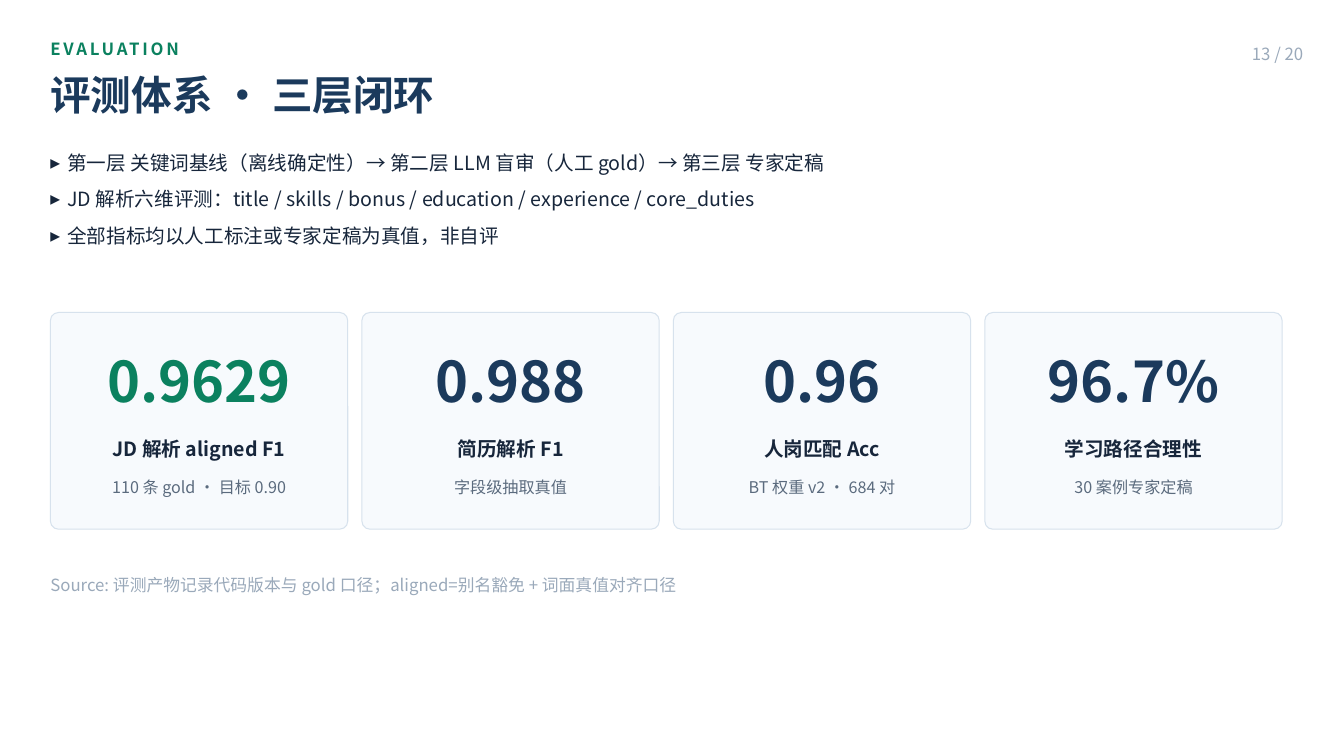
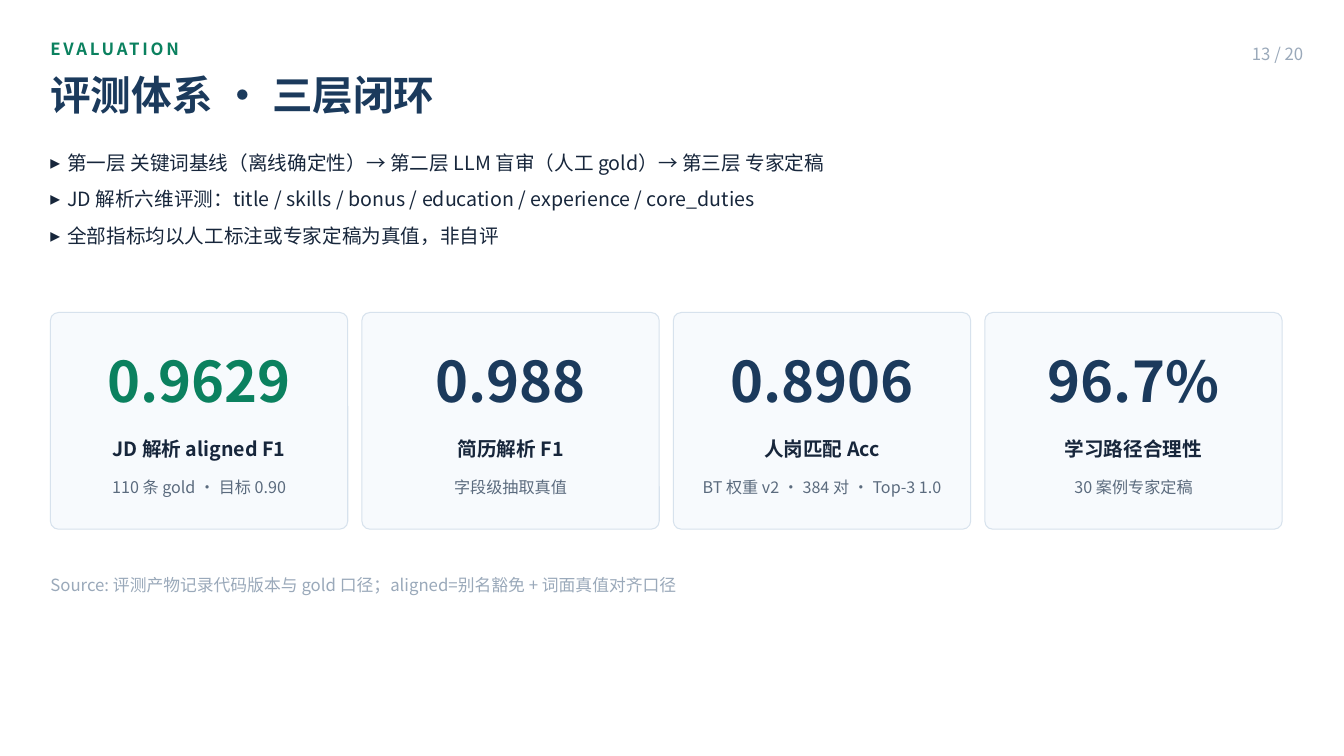
Before and after one commit to Sanksu/zhigang-compass, a slide deck: slide 13 of docs/m5/智岗罗盘_答辩PPT_初稿.pptx. Drawn at 1344x756 pixels with LibreOffice and Linux fonts; fonts in the diff are those of the drawing. Boxes give left, top, right and bottom in pixels: in the first picture for what was removed or moved away, otherwise in the second. Text is boxed around its words. In the diff, an @@ line names an element or a change of style, - is before the commit and + after.

Commit message:
docs(m5): gold 正式验收通过（三跑 0.9632）+ 进度跟踪收口 + PPT 匹配口径修正
- 验收复测_20260828.md：JD 解析三跑 aligned F1 0.9632（precision 1.0000/
  幻觉 FP 0/零 fallback），匹配项方案 A 后与 08-26 基线逐位一致（0.7407/
  0.8906/1.0000），简历引用基线 0.988；附 opencode 月额度 429 运维注记
- 进度跟踪：TE-M5-02/AL-M5-01 判定正式验收通过（提前于 08.31-09.01 窗口，
  main 已同步 #608 代码即答辩基线）；新增 6.0.10 批次（PPT #607/main #608/
  验收）；DO-M5-01 更新初稿完成
- PPT s13 匹配口径修正：0.96（v1 历史）误配 v2 标签 → 0.8906（BT v2·384 对
  ·Top-3 1.0），与 s18/验收报告口径一致
- agg_gold_accept.py：三跑中位聚合工具（复现结论用）

```diff
--- a/docs/m5/智岗罗盘_答辩PPT_初稿.pptx
+++ b/docs/m5/智岗罗盘_答辩PPT_初稿.pptx
@@ text at <box>730,359,913,403</box>: text changed @@
-0.96
+0.8906
@@ text at <box>703,479,941,497</box>: text changed @@
-BT 权重 v2 · 684 对
+BT 权重 v2 · 384 对 · Top-3 1.0
```
Also in this commit, not shown: 4 other files.
